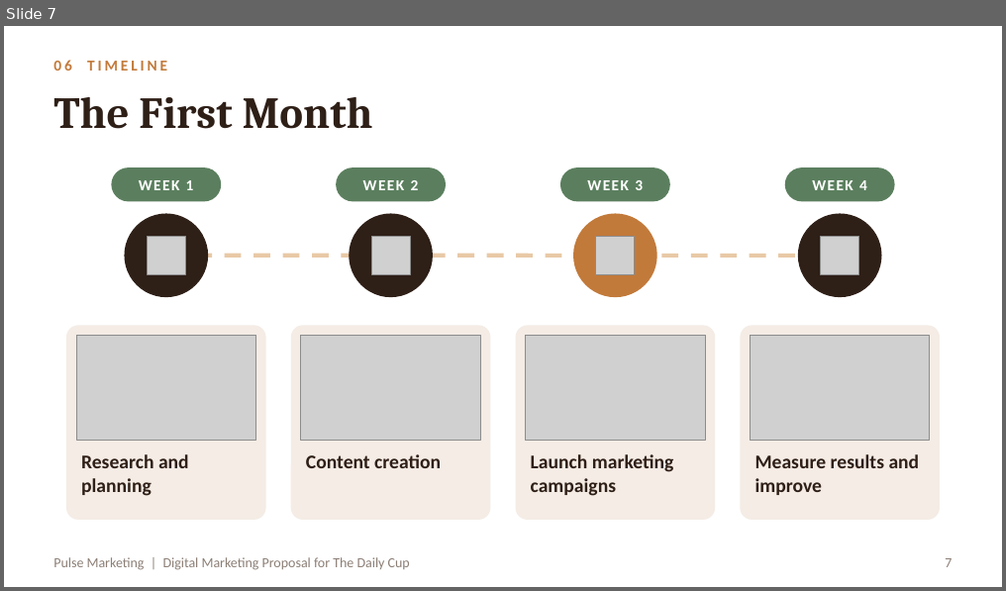
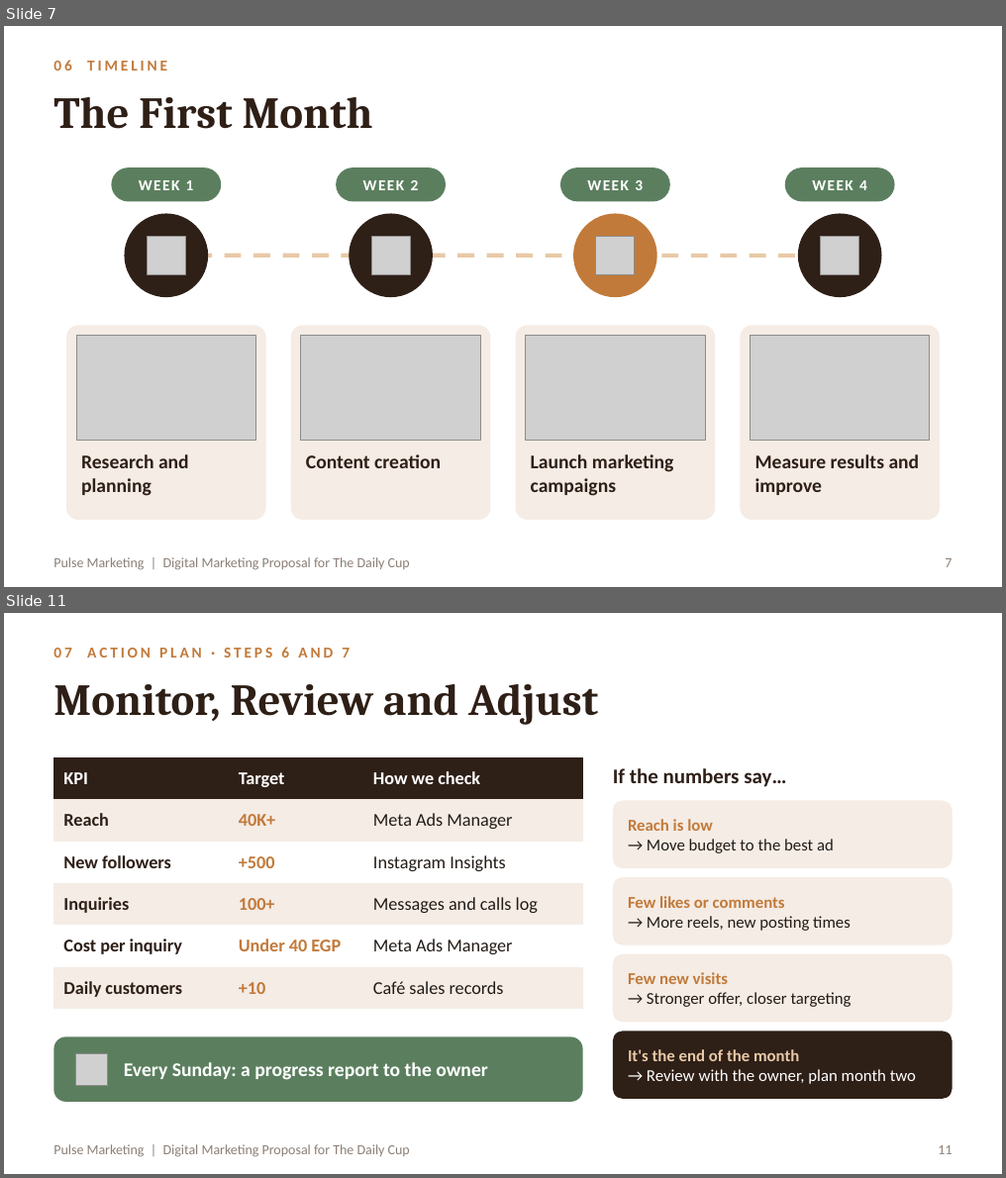
Before and after one commit to RahmaOshba/RahmaOshba, a slide deck: Cafe_Marketing_Proposal.pptx. Shown one above the other, each under a label of ours: slide 7 before the commit, slides 7 and 11 after it; the slides between them are not shown. The pictures are 1006x591 and 1006x1178 pixels, drawn with LibreOffice and Linux fonts; fonts in the diff are those of the drawing; grey boxes stand for pictures. Boxes give left, top, right and bottom in pixels: in the first picture for what was removed or moved away, otherwise in the second. Text is boxed around its words. In the diff, an @@ line names an element or a change of style, - is before the commit and + after.

```diff
--- a/Cafe_Marketing_Proposal.pptx
+++ b/Cafe_Marketing_Proposal.pptx
@@ slide 11 added at [4, 613, 1002, 1174], background #FFFFFF; not listed: 1 template element that a slide beside it also shows @@
@@ text added at [54, 647, 350, 658], 11 pt, text #C27A3A, bold @@
+07 ACTION PLAN · STEPS 6 AND 7
@@ title added at [54, 684, 598, 725], 32 pt, text #2E1F17, bold @@
+Monitor, Review and Adjust
@@ table added at [54, 758, 583, 1001], 6 rows, 3 columns @@
+KPI | Target | How we check
+Reach | 40K+ | Meta Ads Manager
+New followers | +500 | Instagram Insights
+Inquiries | 100+ | Messages and calls log
+Cost per inquiry | Under 40 EGP | Meta Ads Manager
+Daily customers | +10 | Café sales records
@@ text added at [613, 768, 786, 787], 15 pt, text #2E1F17, bold @@
+If the numbers say…
@@ rounded rectangle added at [613, 801, 952, 868], fill #F4ECE5 @@
@@ text added at [628, 819, 834, 854], 12 pt, text #231B16 @@
+Reach is low
+→ Move budget to the best ad
@@ rounded rectangle added at [613, 877, 952, 946], fill #F4ECE5 @@
@@ text added at [628, 896, 850, 931], 12 pt, text #231B16 @@
+Few likes or comments
+→ More reels, new posting times
@@ rounded rectangle added at [613, 955, 952, 1022], fill #F4ECE5 @@
@@ text added at [628, 972, 851, 1007], 12 pt, text #231B16 @@
+Few new visits
+→ Stronger offer, closer targeting
@@ rounded rectangle added at [54, 1037, 583, 1102], fill #5B7F5E @@
@@ picture added at [76, 1055, 108, 1086] @@
@@ rounded rectangle added at [613, 1031, 952, 1099], fill #2E1F17 @@
@@ text added at [628, 1050, 916, 1084], 12 pt, text #FFFFFF @@
+It's the end of the month
+→ Review with the owner, plan month two
@@ text added at [124, 1062, 488, 1080], 14 pt, text #FFFFFF, bold @@
+Every Sunday: a progress report to the owner
@@ page number added at [938, 1146, 951, 1155], 10 pt, text #8C7F76 @@
+11
```
Also in this commit, not shown: 6 slides changed, 3 other slides added, 1 other file.
